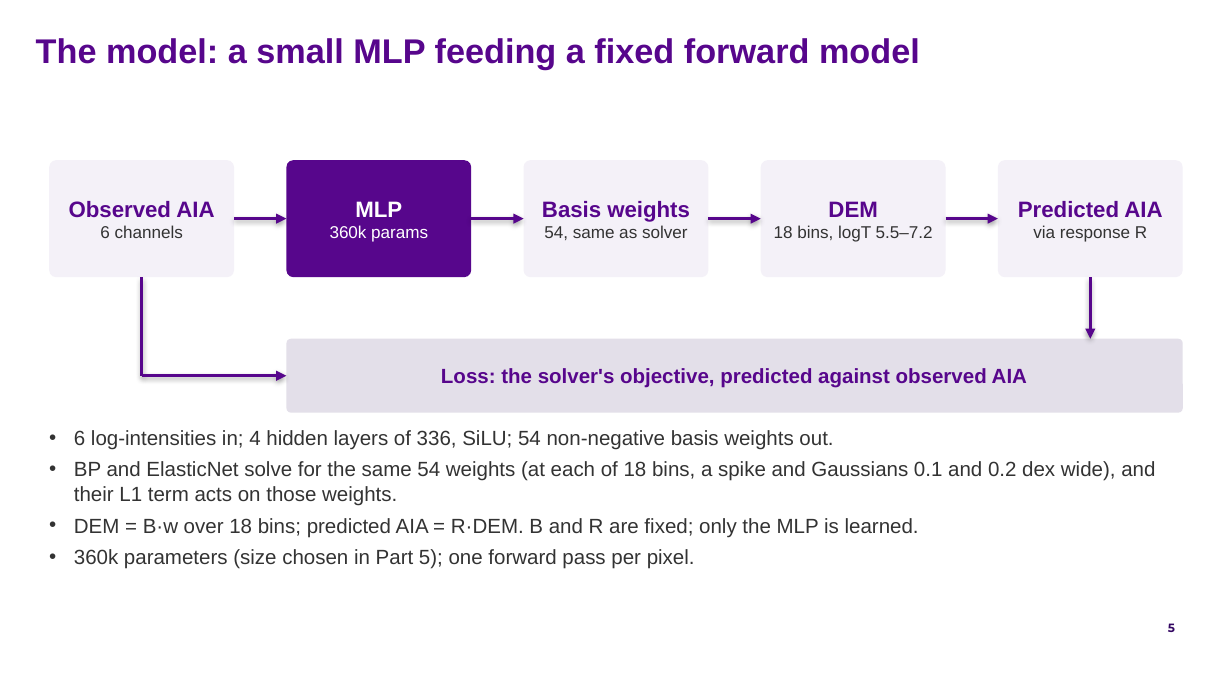
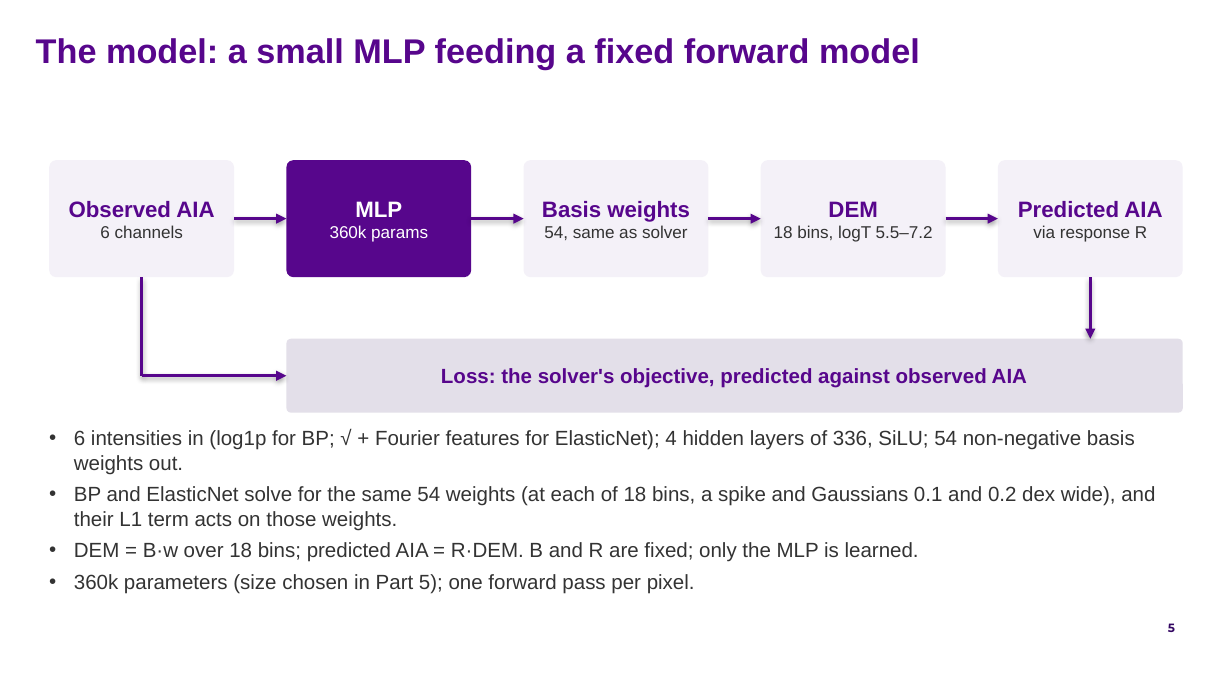
Before and after one commit to FruitPnchSamuraiG/solar-dem-inversion, a slide deck: slide 5 of slides/DEM_deck_v2.pptx. Drawn at 1232x693 pixels with LibreOffice and Linux fonts; fonts in the diff are those of the drawing; background and template pictures are left out. Boxes give left, top, right and bottom in pixels: in the first picture for what was removed or moved away, otherwise in the second. Text is boxed around its words. In the diff, an @@ line names an element or a change of style, - is before the commit and + after.

Commit message:
slides + results: ElasticNet takes the sqrt + Fourier input; BP keeps log1p
On the 360k models, sqrt + Fourier input wins ElasticNet's validation (0.0533
vs 0.0575) and beats the supervised model on every headline metric; on BP it
ties on validation (2.1472 vs 2.1478) and does not help flare cores, so BP
keeps log1p. The final-model folder, figures and deck follow.

```diff
--- a/slides/DEM_deck_v2.pptx
+++ b/slides/DEM_deck_v2.pptx
@@ text at (74,430,1135,475): text changed @@
-• 6 log-intensities in; 4 hidden layers of 336, SiLU; 54 non-negative basis weights out.
+• 6 intensities in (log1p for BP; √ + Fourier features for ElasticNet); 4 hidden layers of 336, SiLU; 54 non-negative basis weights out.
```
Also in this commit, not shown: 7 other slides changed, 18 other files.
